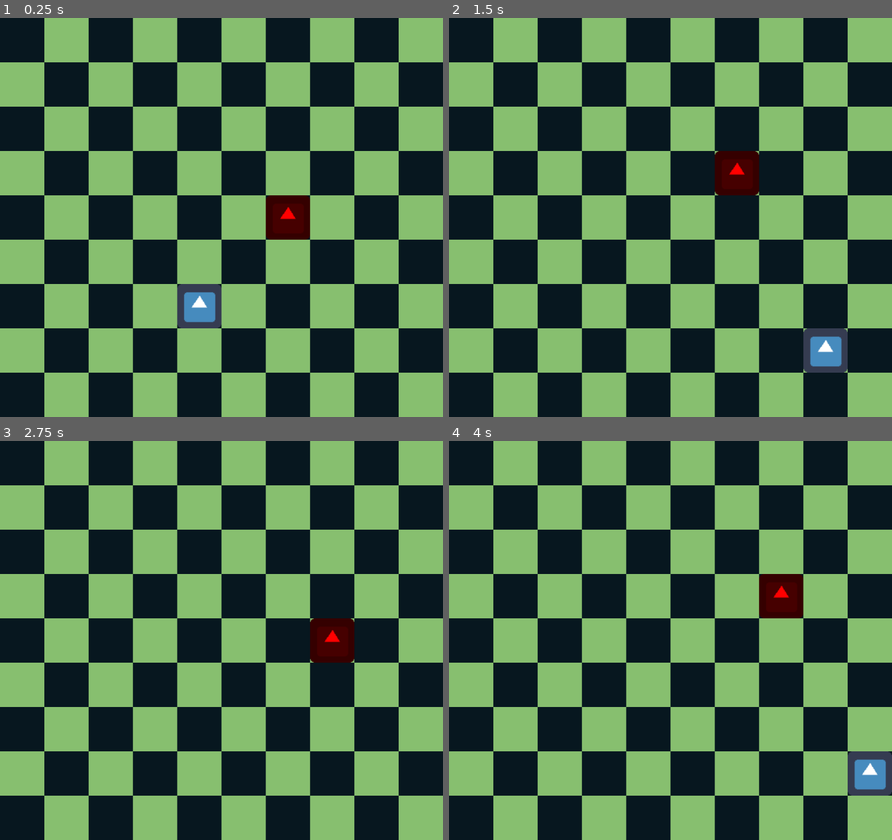
Above: before the commit, frames 1-4 (two rows, left to right).
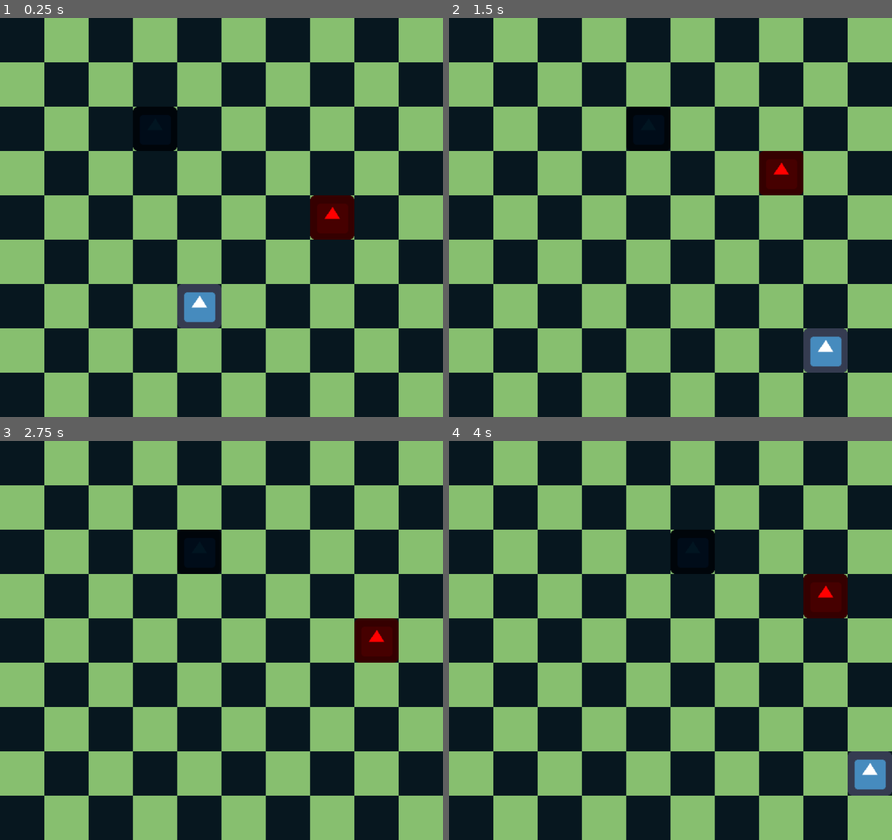
Above: after the commit, the same moments.

Repository: Eadric-the-Unwise/tilegrid
Game: Godot game, scene res://Main.tscn
Two runs of this game, one before a commit and one after it. Both use one fixed random seed, a clock stepped at 60 frames per second and the inputs below. The engine's default icon, where the game draws it, is replaced by a stand-in: a white triangle on a blue panel in a dark square.
Inputs:
- Up to frame 1 (0.25 s): no input
- Up to frame 2 (1.5 s): tap Enter at 0.5 s; hold D (move_right) 0.53-1.28 s; hold S (move_down) from 1.28 s (still down)
- Up to frame 3 (2.75 s): release S (move_down) at 2.03 s; hold D (move_right) from 2.03 s (still down)
- Up to frame 4 (4 s): release D (move_right) at 2.78 s; hold W (move_up) 2.78-3.53 s; hold A (move_left) from 3.53 s (still down)

The runs differ from the first frame. In frame 1, 3.3% of the frame differs, in the area x 29-81%, y 22-56%; in frame 2, 2.2%; in frame 3, 2.2%; in frame 4, 3.3%.

Commit message:
add EnemyBad. Add export Enemy vars

Diff:
--- a/Enemy.gd
+++ b/Enemy.gd
@@ -1,24 +1,20 @@
-# Enemy Script
 extends KinematicBody2D
 
-var move_pattern := [Vector2(0,-1), Vector2(1,0), Vector2(0,1), Vector2(-1,0)]
+export var move_pattern := [Vector2.ZERO, Vector2.ZERO, Vector2.ZERO, Vector2.ZERO]
 var index : int = 0
 # "8x8 cell
 var cell_size := 48
 # "16x16" unit
 var unit_size := 96
-var spawn_point := Vector2(12.0, 8.0)
+export var spawn_point := Vector2.ZERO
 
 # Called when the node enters the scene tree for the first time.
 func _ready() -> void:
 	# Set player starting position
-	position = spawn_point * cell_size
+	position = spawn_point
 	Autoload.connect("PlayerMovedSignal", self, "_on_Player_Moved")
 
 func _on_Player_Moved():
-
 	position += move_pattern[index % 4] * unit_size
 	index += 1
-
-func _move_enemy():
-	pass
+	print("Enemy Index: " + str(index% 4))
--- /dev/null
+++ b/EnemyBat.gd
@@ -0,0 +1,6 @@
+extends "res://Enemy.gd"
+
+func _on_Player_Moved():
+	position += move_pattern[index % 4] * unit_size
+	index += 1
+	print("Bat Index: " + str(index % 4))
--- /dev/null
+++ b/EnemyBat.tscn
@@ -0,0 +1,10 @@
+[gd_scene load_steps=3 format=2]
+
+[ext_resource path="res://Enemy.tscn" type="PackedScene" id=1]
+[ext_resource path="res://EnemyBat.gd" type="Script" id=2]
+
+[node name="EnemyBat" instance=ExtResource( 1 )]
+script = ExtResource( 2 )
+
+[node name="Sprite" parent="." index="0"]
+modulate = Color( 0.00784314, 0.0862745, 0.133333, 1 )
--- a/Main.gd
+++ b/Main.gd
@@ -4,6 +4,8 @@
 onready var move_timer := $Player/MoveTimer
 #onready var player := $Player
 onready var enemy := $Enemy
+
+var move_pattern := [Vector2(0,-1), Vector2(1,0), Vector2(0,1), Vector2(-1,0)]
 
 #onready var old_globalPosition : Vector2 = player.global_position
 
--- a/Main.tscn
+++ b/Main.tscn
@@ -1,9 +1,10 @@
-[gd_scene load_steps=5 format=2]
+[gd_scene load_steps=6 format=2]
 
 [ext_resource path="res://Player.tscn" type="PackedScene" id=1]
 [ext_resource path="res://res/background_grid_checkered.png" type="Texture" id=2]
 [ext_resource path="res://Enemy.tscn" type="PackedScene" id=3]
 [ext_resource path="res://Main.gd" type="Script" id=4]
+[ext_resource path="res://EnemyBat.tscn" type="PackedScene" id=5]
 
 [node name="Main" type="Node2D"]
 script = ExtResource( 4 )
@@ -16,4 +17,11 @@
 position = Vector2( 384, 576 )
 
 [node name="Enemy" parent="." instance=ExtResource( 3 )]
-position = Vector2( 576, 384 )
+position = Vector2( 672, 384 )
+move_pattern = [ Vector2( 0, -1 ), Vector2( 1, 0 ), Vector2( 0, 1 ), Vector2( -1, 0 ) ]
+spawn_point = Vector2( 672, 384 )
+
+[node name="EnemyBat" parent="." instance=ExtResource( 5 )]
+position = Vector2( 288, 192 )
+move_pattern = [ Vector2( 1, 0 ), Vector2( 1, 0 ), Vector2( -1, 0 ), Vector2( -1, 0 ) ]
+spawn_point = Vector2( 288, 192 )
